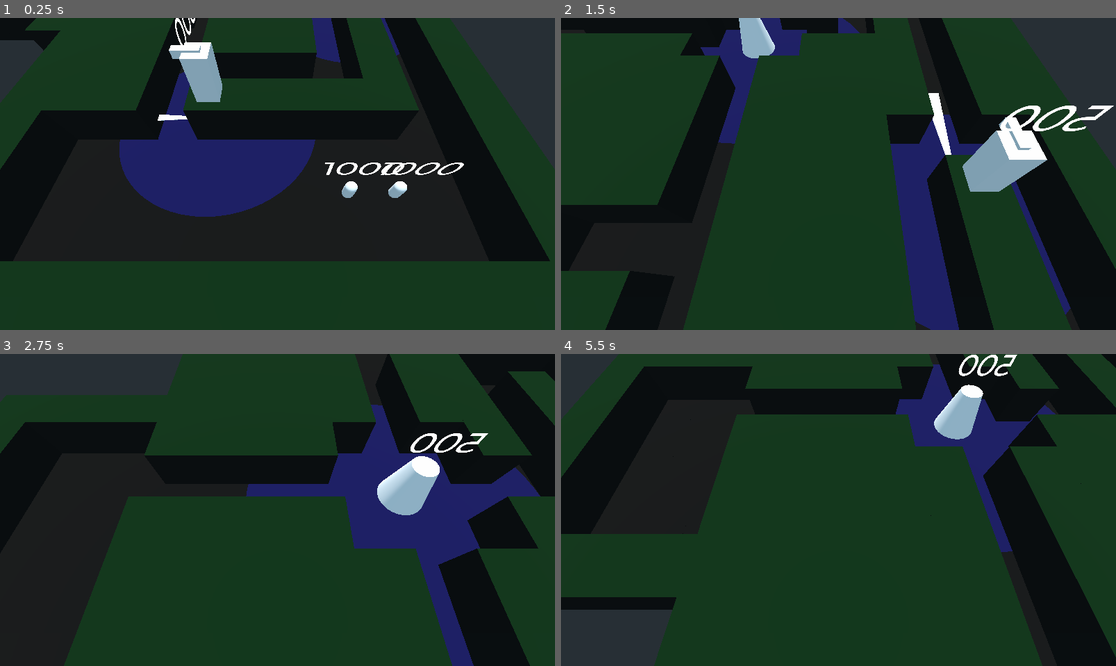
Above: before the commit, frames 1-4 (two rows, left to right).
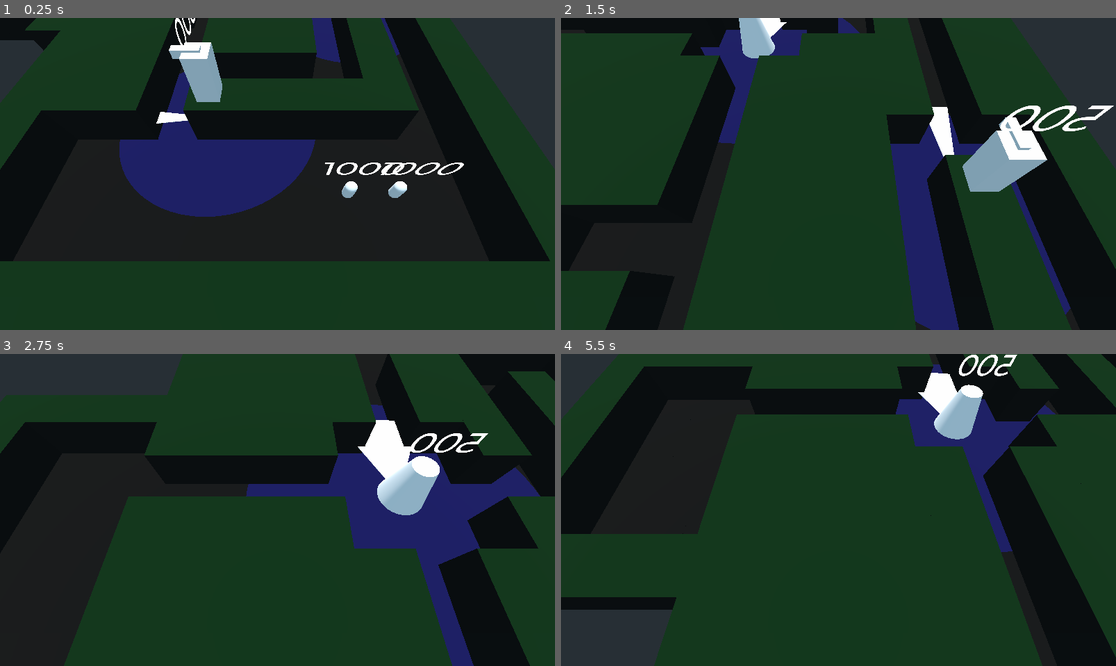
Above: after the commit, the same moments.

Repository: rubenMiller/rwu-spieleentwicklung-project
Game: Godot game, scene res://levels/level_3.tscn
Same seed, same stepped clock (60 frames per second), same inputs: the game is played once before the commit and once after it.
Inputs (mouse positions are in pixels of both pictures, inside the frame that each line leads up to):
- Up to frame 1 (0.25 s): no input
- Up to frame 2 (1.5 s): tap Enter (ui_accept) at 0.5, 0.77 s; move the mouse to (810, 236) at 0.52 s; hold W (move_forward) from 0.53 s (still down); click (810, 236) at 0.6 s; move the mouse to (1005, 220) at 1.27 s; right-click (1005, 220) at 1.35 s
- Up to frame 3 (2.75 s): tap Enter (ui_accept) at 1.52 s; move the mouse to (111, 463) at 2.02 s; release W (move_forward) at 2.03 s; hold A (move_left) from 2.03 s (still down); click (111, 463) at 2.1 s
- Up to frame 4 (5.5 s): move the mouse to (866, 510) at 2.77 s; right-click (866, 510) at 2.85 s; click (866, 510) at 2.92 s; tap Enter (ui_accept) at 3.02, 3.77, 4.52 s; move the mouse to (755, 432) at 3.52 s; release A (move_left) at 3.53 s; hold S (move_backward) 3.53-4.28 s; click (755, 432) at 3.6 s; move the mouse to (960, 494) at 4.27 s; hold D (move_right) 4.28-5.03 s; right-click (960, 494) at 4.35 s; move the mouse to (727, 525) at 5.02 s; hold W (move_forward) from 5.03 s (still down); click (727, 525) at 5.1 s

The runs differ from the first frame. In frame 1, less than 0.1% of the frame differs, in the area x 28-34%, y 30-34%; in frame 2, 0.4%; in frame 3, 1.0%, in the area x 64-75%, y 21-41%; in frame 4, 0.5%.

Commit message:
implemented functional radius

Diff:
--- a/godot-files/Components/AttackComponent.gd
+++ b/godot-files/Components/AttackComponent.gd
@@ -10,7 +10,6 @@
 
 var attack_pattern
 var target_list := []
-var aimed_list := []
 var current_target = null
 
 var in_reach = false
--- a/godot-files/Components/View_component.gd
+++ b/godot-files/Components/View_component.gd
@@ -7,7 +7,15 @@
 onready var collision_shape = $CollisionShape
 
 func _ready() -> void:
-	#mesh.mesh = mesh_instance
+	if mesh_instance != null:
+		mesh.mesh = mesh_instance
+
 	mesh.global_translation.y = 2
-	collision_shape.global_translation.y = 2
-	#collision_shape.shape = mesh.create_convex_collision()
+	mesh.scale.x = radius
+	mesh.scale.z = radius
+
+	collision_shape.global_translation.y = 2.1
+	collision_shape.scale.x = radius
+	collision_shape.scale.z = radius
+
+	collision_shape.shape = mesh.mesh.create_convex_shape()
--- a/godot-files/Components/View_component.tscn
+++ b/godot-files/Components/View_component.tscn
@@ -4,7 +4,7 @@
 [ext_resource path="res://Components/View_component.gd" type="Script" id=2]
 
 [sub_resource type="ConvexPolygonShape" id=1]
-points = PoolVector3Array( 0.139513, 0.012, 1.995, 0.0697838, 0.012, 1.99852, 0.139513, -0.012, 1.995, 0, 0.012, 0, 0.0697838, -0.012, 1.99852, 0, 0.012, 1.9999, 0, -0.012, 0, -0.139513, 0.012, 1.995, 0, -0.012, 1.9999, -0.0698111, 0.012, 1.99852, -0.139513, -0.012, 1.995, -0.0698111, -0.012, 1.99852 )
+points = PoolVector3Array( -0.00798156, 0.0155216, 0.0214871, 0.144883, 0.0155216, 1.99667, 0.108194, 0.0155216, 2.00296, 0.13875, -0.015058, 1.8928, -0.142558, -0.015058, 1.99667, 0.00422964, -0.015058, -0.00305796, -0.142558, 0.0155216, 1.99667, 0.0103352, 0.0155216, 0.0582064, 0.144883, -0.015058, 1.99667, -0.0080097, -0.015058, 0.0214871, -0.142558, 0.0155216, 1.94778, -0.142558, -0.015058, 1.94778, 0.0225746, -0.015058, 0.229629, -0.10584, -0.015058, 2.00276, 0.13875, 0.0155216, 1.8928, 0.108194, -0.015058, 2.00296, -0.10584, 0.0155216, 2.00276, 0.00422964, 0.0155216, -0.00305796, -0.13029, 0.0155216, 1.77027, 0.0225746, 0.0155216, 0.229629, 0.0103352, -0.015058, 0.0582064, -0.13029, -0.015058, 1.77027, -0.00798156, -0.015058, 2.00296 )
 
 [node name="View_component" type="Area"]
 collision_layer = 2
@@ -13,9 +13,7 @@
 script = ExtResource( 2 )
 
 [node name="radius_mesh_instance" type="MeshInstance" parent="."]
-transform = Transform( 6, 0, 0, 0, 1, 0, 0, 0, 6, 0, 0, 0 )
 mesh = ExtResource( 1 )
 
 [node name="CollisionShape" type="CollisionShape" parent="."]
-transform = Transform( 6, 0, 0, 0, 1, 0, 0, 0, 6, 0, 0, 0 )
 shape = SubResource( 1 )
--- /dev/null
+++ b/godot-files/Components/radius_components/Radius_30_component.tscn
@@ -0,0 +1,10 @@
+[gd_scene load_steps=2 format=2]
+
+[ext_resource path="res://Art/Maps/radius/radius_30.obj" type="ArrayMesh" id=1]
+
+[node name="Radius_30_component" type="Spatial"]
+
+[node name="MeshInstance" type="MeshInstance" parent="."]
+mesh = ExtResource( 1 )
+
+[node name="CollisionShape" type="CollisionShape" parent="."]
--- a/godot-files/Entities/End_mortar.tscn
+++ b/godot-files/Entities/End_mortar.tscn
@@ -7,6 +7,8 @@
 [ext_resource path="res://Art/fonts/Montserrat-Medium.ttf" type="DynamicFontData" id=5]
 [ext_resource path="res://Entities/impact_area.tscn" type="PackedScene" id=6]
 [ext_resource path="res://Components/Attack_Patterns/Attack_pattern_mortar.gd" type="Script" id=7]
+[ext_resource path="res://Components/View_component.tscn" type="PackedScene" id=8]
+[ext_resource path="res://Art/Maps/radius/radius_50.obj" type="ArrayMesh" id=9]
 
 [sub_resource type="BoxShape" id=1]
 extents = Vector3( 2, 2, 4 )
@@ -59,6 +61,11 @@
 script = ExtResource( 7 )
 impact_area = ExtResource( 6 )
 
+[node name="View_component" parent="." instance=ExtResource( 8 )]
+mesh_instance = ExtResource( 9 )
+
 [connection signal="i_am_dead" from="Health_Component" to="." method="_on_Health_Component_i_am_dead"]
 [connection signal="body_entered" from="Radius_Component" to="Attack_component" method="_on_Radius_Component_body_entered"]
 [connection signal="body_exited" from="Radius_Component" to="Attack_component" method="_on_Radius_Component_body_exited"]
+[connection signal="body_entered" from="View_component" to="Attack_component" method="_on_View_component_body_entered"]
+[connection signal="body_exited" from="View_component" to="Attack_component" method="_on_View_component_body_exited"]
--- a/godot-files/Entities/troop_tower.tscn
+++ b/godot-files/Entities/troop_tower.tscn
@@ -10,6 +10,7 @@
 [ext_resource path="res://Art/materials/troop_idle_Material.tres" type="Material" id=8]
 [ext_resource path="res://Art/materials/troop_selected_Material.tres" type="Material" id=9]
 [ext_resource path="res://Components/View_component.tscn" type="PackedScene" id=10]
+[ext_resource path="res://Art/Maps/radius/radius_15.obj" type="ArrayMesh" id=11]
 
 [sub_resource type="BoxShape" id=8]
 extents = Vector3( 1, 1, 2 )
@@ -85,8 +86,7 @@
 radius = 10.0
 
 [node name="View_component" parent="." instance=ExtResource( 10 )]
-transform = Transform( 1, 0, 0, 0, 1, 0, 0, 0, 1, 0, -2, 0 )
-radius = 10.0
+mesh_instance = ExtResource( 11 )
 
 [connection signal="i_am_dead" from="Health_Component" to="." method="_on_Health_Component_i_am_dead"]
 [connection signal="selection_toggled" from="SelectionArea" to="." method="_on_SelectionArea_selection_toggled"]
Not shown: 1 places in godot-files/Entities/End_mortar.tscn that only renumber resources
Not shown: 1 places in godot-files/Entities/troop_tower.tscn that only renumber resources
